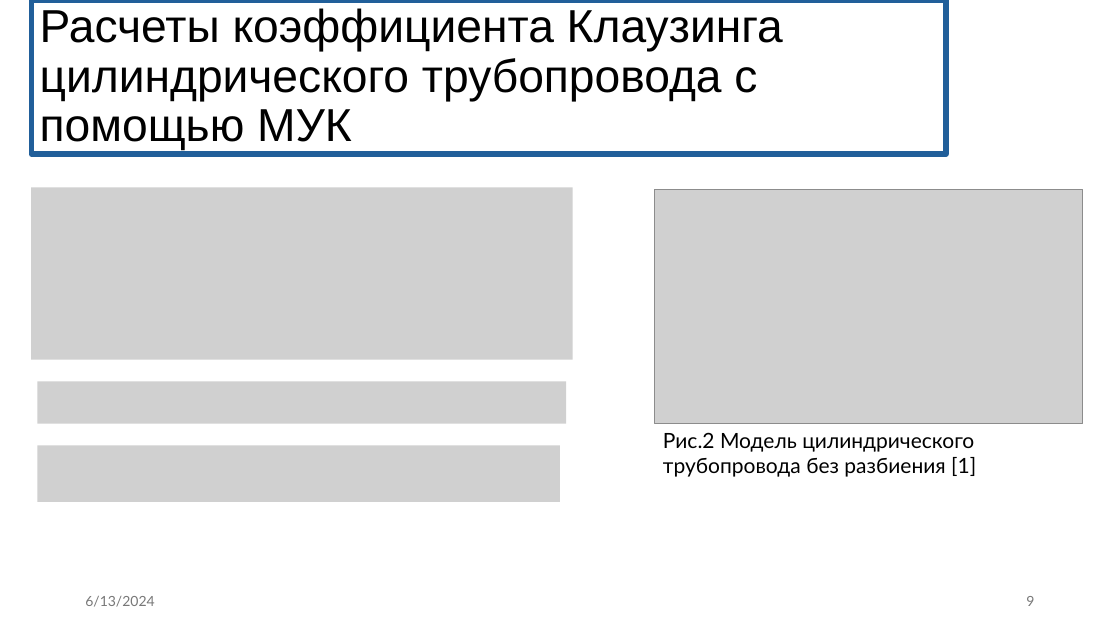
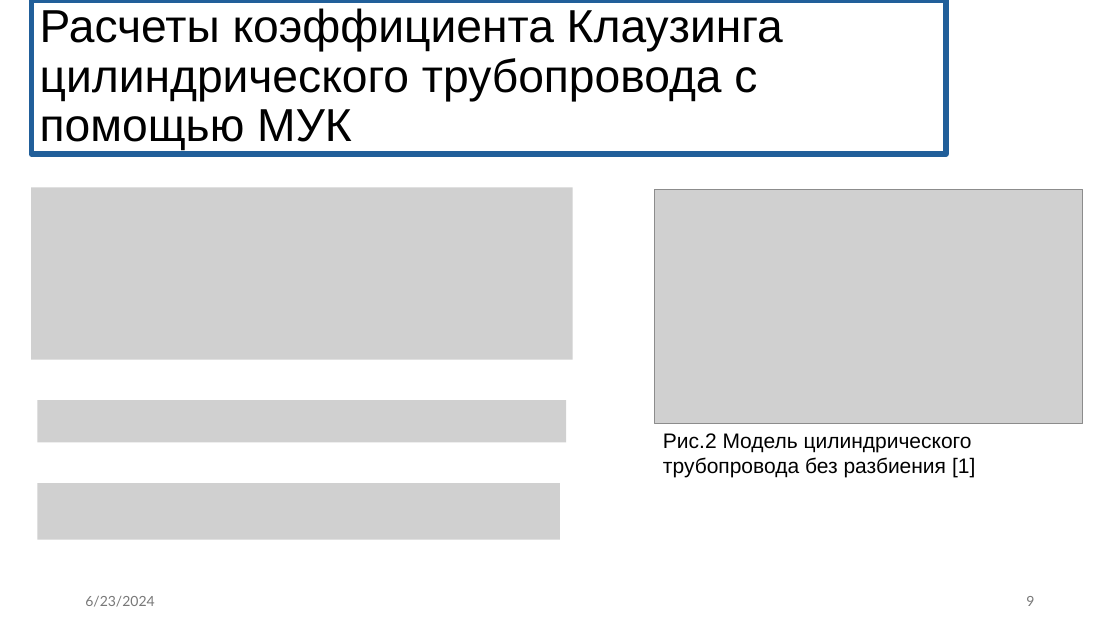
Before and after one commit to eprush/MethodOfAngularCoefficients, a slide deck: slide 9 of Media/bac_diploma.pptx. Drawn at 1120x630 pixels with LibreOffice and Linux fonts; fonts in the diff are those of the drawing; grey boxes stand for pictures. Boxes give left, top, right and bottom in pixels: in the first picture for what was removed or moved away, otherwise in the second. Text is boxed around its words. In the diff, an @@ line names an element or a change of style, - is before the commit and + after.

```diff
--- a/Media/bac_diploma.pptx
+++ b/Media/bac_diploma.pptx
@@ picture: place and size @@
-picture at <box>37,381,565,423</box>
+picture at <box>37,400,565,442</box>
@@ picture removed at <box>37,445,560,502</box> @@
@@ text "Рис.2 Модель цилиндрического трубопровода без ..." at <box>663,433,975,478</box>: font Lato to Arial @@
@@ picture added at <box>37,483,560,539</box> @@
@@ text at <box>85,596,154,607</box>: text changed @@
-6/13/2024
+6/23/2024
```
Also in this commit, not shown: 16 other slides changed, 1 slide added, 2 other files.
